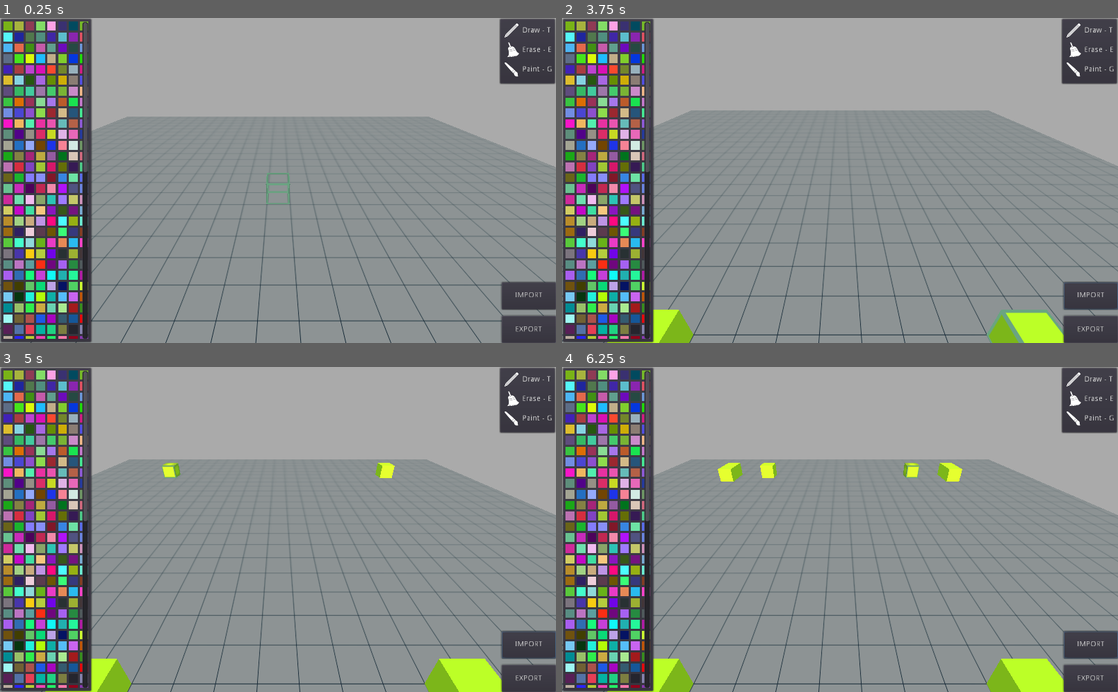
Above: before the commit, frames 1-4 (two rows, left to right).
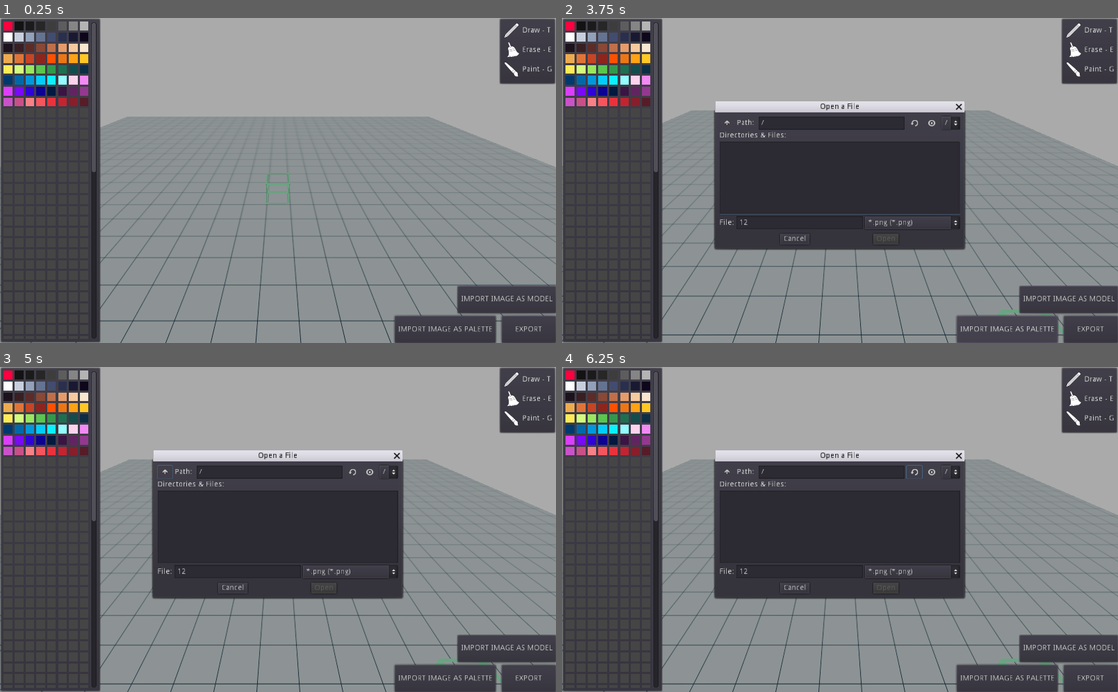
Above: after the commit, the same moments.

Repository: CassieLoYan/Godoxel
Game: Godot game, scene res://WorldSpace/WorldSpace.tscn
Two runs of this game, one before a commit and one after it. Both use one fixed random seed, a clock stepped at 60 frames per second and the inputs below.
Inputs (mouse positions are in pixels of both pictures, inside the frame that each line leads up to):
- Up to frame 1 (0.25 s): no input
- Up to frame 2 (3.75 s): click "EXPORT" at 0.5 s; click (801, 222) at 1.27 s; type "12" at 1.35 s; click "IMPORT" (after the commit: "IMPORT IMAGE AS MODEL") at 2 s; click (801, 222) at 2.77 s; type "12" at 2.85 s; click (1006, 330) at 3.5 s, where only the run after the commit has a clickable "IMPORT IMAGE AS PALETTE"
- Up to frame 3 (5 s): click (166, 471) at 4.27 s
- Up to frame 4 (6.25 s): click (728, 471) at 5.02 s; click (912, 471) at 5.77 s

The runs differ from the first frame. In frame 1, 14% of the frame differs, in the area x 0-100%, y 0-100%; in frame 2, 35%; in frame 3, 35%; in frame 4, 35%.

Commit message:
added option to import image as colour palette

Diff:
--- a/WorldSpace/WorldSpace.tscn
+++ b/WorldSpace/WorldSpace.tscn
@@ -86,7 +86,7 @@
 }
 
 [node name="PanelContainer" type="PanelContainer" parent="Control"]
-margin_right = 170.0
+margin_right = 186.0
 margin_bottom = 600.0
 __meta__ = {
 "_edit_use_anchors_": false
@@ -95,7 +95,7 @@
 [node name="ScrollContainer" type="ScrollContainer" parent="Control/PanelContainer"]
 margin_left = 7.0
 margin_top = 7.0
-margin_right = 163.0
+margin_right = 179.0
 margin_bottom = 593.0
 
 [node name="GridContainer" type="GridContainer" parent="Control/PanelContainer/ScrollContainer" groups=[
@@ -2824,6 +2824,7 @@
 margin_top = 1180.0
 margin_right = 76.0
 margin_bottom = 1196.0
+color = Color( 0.270588, 0.270588, 0.270588, 1 )
 
 [node name="ColorRect477" parent="Control/PanelContainer/ScrollContainer/GridContainer" instance=ExtResource( 3 )]
 margin_left = 80.0
@@ -3048,13 +3049,27 @@
 
 [node name="Button2" type="Button" parent="Control"]
 anchor_left = 1.0
+anchor_top = 0.908
+anchor_right = 1.0
+anchor_bottom = 0.908
+margin_left = -181.173
+margin_top = -49.8
+margin_right = -0.173218
+margin_bottom = 0.199951
+text = "IMPORT IMAGE AS MODEL"
+__meta__ = {
+"_edit_use_anchors_": false
+}
+
+[node name="Palette" type="Button" parent="Control"]
+anchor_left = 0.892
 anchor_top = 1.0
-anchor_right = 1.0
+anchor_right = 0.892
 anchor_bottom = 1.0
-margin_left = -100.0
-margin_top = -111.735
-margin_bottom = -61.7355
-text = "IMPORT"
+margin_left = -186.408
+margin_top = -50.0
+margin_right = -0.40802
+text = "IMPORT IMAGE AS PALETTE"
 __meta__ = {
 "_edit_use_anchors_": false
 }
@@ -3080,7 +3095,6 @@
 }
 
 [node name="FileDialog2" type="FileDialog" parent="Control"]
-visible = true
 anchor_left = 0.5
 anchor_top = 0.5
 anchor_right = 0.5
@@ -3089,7 +3103,7 @@
 margin_top = -126.0
 margin_right = 229.5
 margin_bottom = 126.0
-window_title = "Open a File"
+window_title = "Select Image To Import"
 mode = 0
 access = 2
 filters = PoolStringArray( "*.png" )
@@ -3134,6 +3148,7 @@
 
 [connection signal="pressed" from="Control/Button" to="Control/FileDialog" method="_on_Button_pressed"]
 [connection signal="pressed" from="Control/Button2" to="Control/FileDialog2" method="_on_Button_pressed"]
+[connection signal="pressed" from="Control/Palette" to="Control/FileDialog2" method="_on_Palette_pressed"]
 [connection signal="confirmed" from="Control/FileDialog" to="Control/FileDialog" method="_on_FileDialog_confirmed"]
 [connection signal="export_obj" from="Control/FileDialog" to="VoxelWorld" method="_on_FileDialog_export_obj"]
 [connection signal="confirmed" from="Control/FileDialog2" to="Control/FileDialog2" method="_on_FileDialog2_confirmed"]
--- a/src/ColorPicker.gd
+++ b/src/ColorPicker.gd
@@ -7,5 +7,6 @@
 
 
 func _on_ColorPicker_color_changed(color):
-	Global.colour_ids[Global.current_colour].modulate=color
-	Global.materials[Global.current_colour].albedo_color=color
+	Global.change_colour(Global.current_colour,color)
+#	Global.colour_ids[Global.current_colour].modulate=color
+#	Global.materials[Global.current_colour].albedo_color=color
--- a/src/Global.gd
+++ b/src/Global.gd
@@ -40,6 +40,10 @@
 			return true
 	return false
 
+func change_colour(id,colour):
+	colour_ids[id].modulate = colour
+	materials[id].albedo_color =  colour
+
 func get_id_from_colour(colour):
 	for i in colour_ids:
 		if i.modulate == colour:
--- a/src/ImportImage.gd
+++ b/src/ImportImage.gd
@@ -1,10 +1,18 @@
 extends FileDialog
 
-signal start_import(path)
+signal start_import(path,palette)
+
+var palette = false
 
 func _on_Button_pressed():
 	popup_centered()
+	palette=false
 
 
 func _on_FileDialog2_confirmed():
-	emit_signal("start_import",current_path)
+	emit_signal("start_import",current_path,palette)
+
+
+func _on_Palette_pressed():
+	popup_centered()
+	palette=true
--- a/src/VoxelWorld.gd
+++ b/src/VoxelWorld.gd
@@ -23,7 +23,7 @@
 func _ready():
 	yield(get_tree(),"idle_frame")
 	yield(get_tree(),"idle_frame")
-#	import_image(null)
+	import_image("res://Assets/endesga-64-1x.png",true)
 
 func create_material(path,name):
 	var file = File.new()
@@ -102,20 +102,26 @@
 func _on_FileDialog_export_obj(path, name):
 	export_to_obj(path,name)
 
-func import_image(image):
+func import_image(image,palette):
 	var ima = Image.new()
 	ima.load(image)
 	var center = Vector2(ima.get_width()/2,ima.get_height()/2)
 	ima.lock()
 	var height = ima.get_height()
 	var width = ima.get_width()
+	var colours = []
 	for x in width:
 		for y in height:
 			var color = ima.get_pixelv(Vector2(x,y))
-			if !Global.has_colour(color):
-				Global.colour_ids[Global.current_colour].modulate=color
-				Global.materials[Global.current_colour].albedo_color=color
-				Global.current_colour+=1;
+			if !colours.has(color):
+				colours.append(color)
+	for i in Global.colour_ids:
+		if i.id<colours.size():
+			Global.change_colour(i.id,colours[i.id])
+		else:
+			Global.change_colour(i.id,Color(0.270588, 0.270588, 0.270588))
+	if palette:
+		return
 	var pixels_per_Frame = 10
 	var current_pixel = 0
 	for x in width:
@@ -127,7 +133,6 @@
 			if current_pixel==pixels_per_Frame:
 				yield(get_tree(),"idle_frame")
 				current_pixel=0
-
 	ima.unlock()
 	return
 
Binary file added: Assets/endesga-64-1x.png
Not shown, added: Assets/endesga-64-1x.png.import
